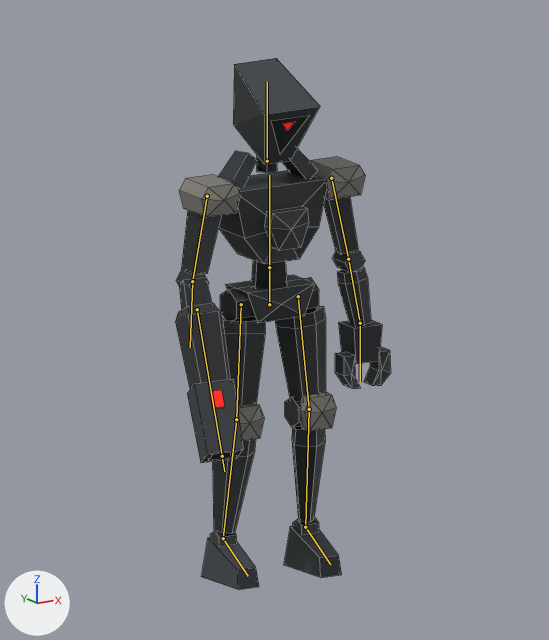
The Blender file docs/concepts/core-survivors/lancer/lancer.blend: old version first, new version second.
Both versions are drawn from the file's camera 'CAM · Hero'. The lights are fixed; the arrows at lower left show +X, +Y and +Z. The picture after the commit comes second. The bones that change, and the others that lie on the model, are drawn over the model as lines. Mesh edges are drawn as thin lines.

Names of what the first picture shows: 'Lancer_Armor'.
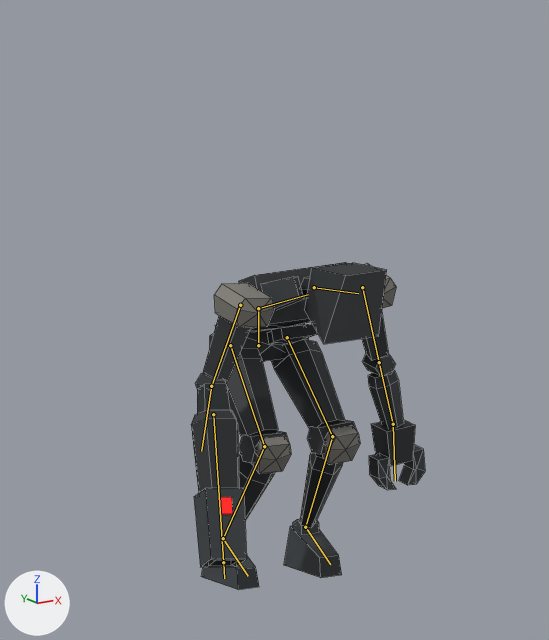
The newer file adds an action. The first version stands in its rest pose; the second is drawn at frame 11 of the action 'Defeated'.

Where the change shows, as pixel boxes [x1, y1, x2, y2] in the pictures (549 x 640 px):
'Lancer_Armor', posed (8% wider, 38% shorter)
    before: [175, 58, 391, 590]
    after: [191, 262, 425, 590]
bone 'Hips', root to tip
    before: (269, 304) to (269, 267)
    after: (258, 345) to (258, 308)
bone 'Spine', root to tip
    before: (269, 267) to (269, 175)
    after: (258, 308) to (308, 294)
bone 'Head', root to tip
    before: (267, 161) to (267, 81)
    after: (314, 287) to (358, 293)
bone 'R.UpperArm', root to tip
    before: (207, 196) to (192, 281)
    after: (240, 305) to (211, 386)
bone 'R.Forearm', root to tip
    before: (192, 281) to (190, 347)
    after: (211, 386) to (201, 451)
bone 'L.UpperArm', root to tip
    before: (331, 178) to (348, 259)
    after: (362, 287) to (379, 362)
bone 'L.Forearm', root to tip
    before: (348, 259) to (360, 323)
    after: (379, 362) to (393, 424)
bone 'R.UpperLeg', root to tip
    before: (241, 304) to (236, 419)
    after: (230, 345) to (264, 446)
bone 'R.LowerLeg', root to tip
    before: (236, 419) to (223, 538)
    after: (264, 446) to (223, 538)
bone 'L.UpperLeg', root to tip
    before: (298, 296) to (309, 409)
    after: (287, 337) to (332, 436)
bone 'L.LowerLeg', root to tip
    before: (309, 409) to (305, 527)
    after: (332, 436) to (305, 527)

The change in detail:
Bone 'Hips' (bone_hips) moves from (0.0, 0.0, 0.0) to (0.0, -0.17, -0.075).
Bone 'Spine' (bone_spine) turns from (0, 0, 0) to (70, 2, -1) degrees about its own x, y and z.
Bone 'Head' (bone_head) turns from (0, 0, 0) to (13, 0, 0) degrees about its own x, y and z.
Bone 'R.UpperArm' (bone_r_upperarm) turns from (0, 0, 0) to (-56, 22, 8) degrees about its own x, y and z.
Bone 'R.Forearm' (bone_r_forearm) turns from (0, 0, 0) to (-4, 1, 1) degrees about its own x, y and z.
Bone 'L.UpperArm' (bone_l_upperarm) turns from (0, 0, 0) to (-56, -22, -8) degrees about its own x, y and z.
Bone 'L.Forearm' (bone_l_forearm) turns from (0, 0, 0) to (-4, -1, -1) degrees about its own x, y and z.
Bone 'R.UpperLeg' (bone_r_upperleg) turns from (0, 0, 0) to (-38, 1, 3) degrees about its own x, y and z.
Bone 'R.LowerLeg' (bone_r_lowerleg) turns from (0, 0, 0) to (62, 1, -1) degrees about its own x, y and z.
Bone 'R.Foot' (bone_r_foot) turns from (0, 0, 0) to (-24, 0, -2) degrees about its own x, y and z.
Bone 'L.UpperLeg' (bone_l_upperleg) turns from (0, 0, 0) to (-38, -1, -3) degrees about its own x, y and z.
Bone 'L.LowerLeg' (bone_l_lowerleg) turns from (0, 0, 0) to (62, -1, 1) degrees about its own x, y and z.
Bone 'L.Foot' (bone_l_foot) turns from (0, 0, 0) to (-24, 0, 2) degrees about its own x, y and z.
